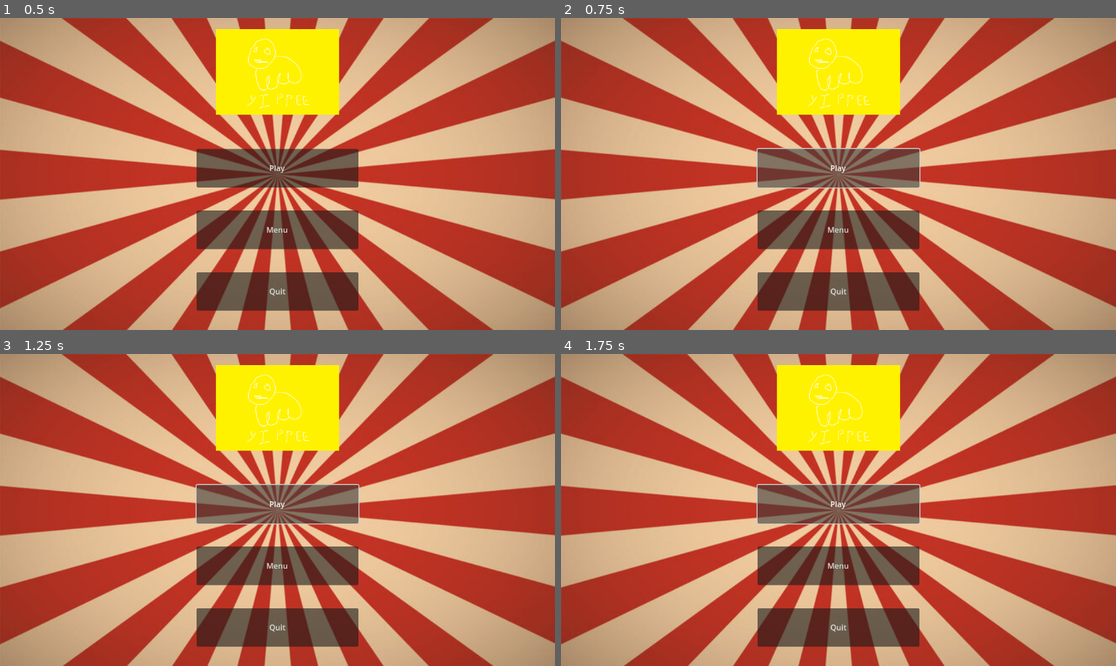
Above: before the commit, frames 1-4 (two rows, left to right).
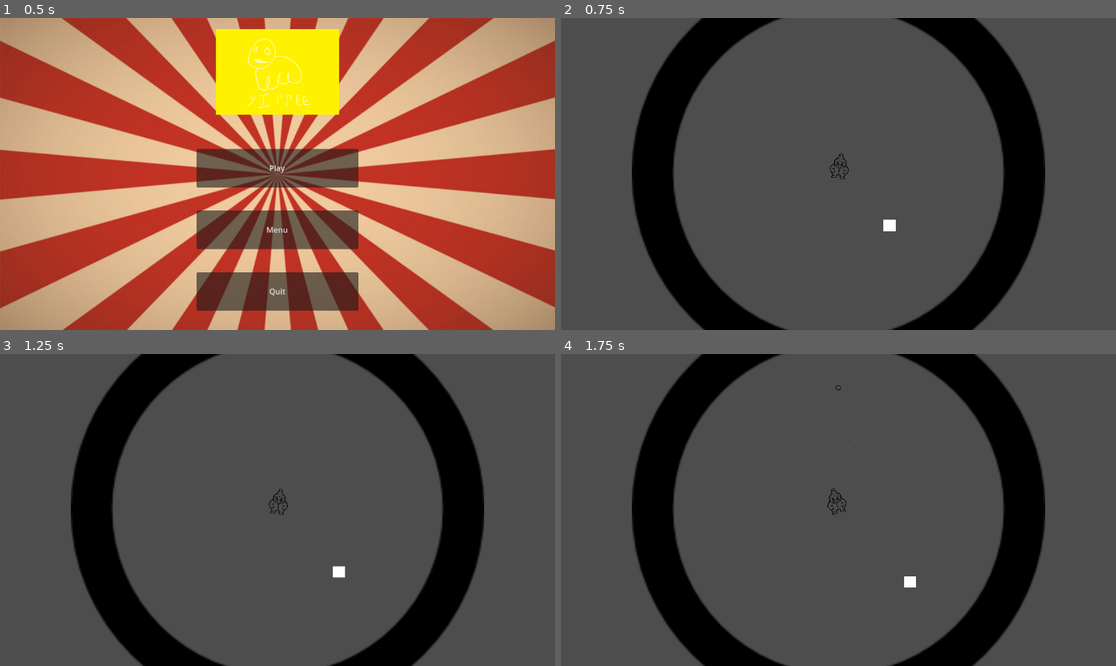
Above: after the commit, the same moments.

Repository: Belphonz/GlobalGameJam2024
Game: Godot game, scene res://scenes/Menu.tscn
Same seed, same stepped clock (60 frames per second), same inputs: the game is played once before the commit and once after it.
Inputs (mouse positions are in pixels of both pictures, inside the frame that each line leads up to):
- Up to frame 1 (0.5 s): no input
- Up to frame 2 (0.75 s): click "Play" at 0.5 s
- Up to frame 3 (1.25 s): no input
- Up to frame 4 (1.75 s): click (838, 503) at 1.25 s, where only the run before the commit has a clickable "Play"

Frame 1 is identical in both runs. In frame 2, 100% of the frame differs, in the area x 0-100%, y 0-100%; in frame 3, 100%; in frame 4, 100%.

Commit message:
Audio for shooting and main level done

Diff:
--- a/elements/player.tscn
+++ b/elements/player.tscn
@@ -1,8 +1,22 @@
-[gd_scene load_steps=5 format=3 uid="uid://dqwi7ki8bncgk"]
+[gd_scene load_steps=9 format=3 uid="uid://dqwi7ki8bncgk"]
 
 [ext_resource type="Script" path="res://scripts/player/CharacterController.gd" id="1_anuxd"]
-[ext_resource type="Texture2D" path="res://assets/gfx/ClownTEMP.png" id="2_71bxx"]
+[ext_resource type="Texture2D" uid="uid://3855er8h7283" path="res://assets/gfx/ClownTEMP.png" id="2_71bxx"]
 [ext_resource type="Texture2D" uid="uid://eo1fi6tj10li" path="res://assets/gfx/PlayerSpriteTEMP.png" id="2_744xh"]
+[ext_resource type="AudioStream" uid="uid://cg8a2olvhcvsa" path="res://assets/sfx/Player_Fire_1.wav" id="4_oo884"]
+[ext_resource type="AudioStream" uid="uid://br45m7cneoyr3" path="res://assets/sfx/Player_Fire_2.wav" id="5_ftle7"]
+[ext_resource type="AudioStream" uid="uid://blmmku6sbc15c" path="res://assets/sfx/Player_Fire_3.wav" id="6_4equ1"]
+
+[sub_resource type="AudioStreamRandomizer" id="AudioStreamRandomizer_78hek"]
+resource_local_to_scene = true
+random_pitch = 1.1
+streams_count = 3
+stream_0/stream = ExtResource("4_oo884")
+stream_0/weight = 1.0
+stream_1/stream = ExtResource("5_ftle7")
+stream_1/weight = 1.0
+stream_2/stream = ExtResource("6_4equ1")
+stream_2/weight = 1.0
 
 [sub_resource type="CapsuleShape2D" id="CapsuleShape2D_uvbos"]
 radius = 6.06683
@@ -11,7 +25,6 @@
 [node name="Player" type="CharacterBody2D"]
 scale = Vector2(1.97797, 1.97797)
 script = ExtResource("1_anuxd")
-FIRE_RATE = 0.2
 BOUNCEPOWER = 0.8
 DEGREES = 12
 BOUNCEY = 0.3
@@ -28,6 +41,9 @@
 scale = Vector2(0.003, 0.003)
 texture = ExtResource("2_744xh")
 offset = Vector2(12000, 2696.37)
+
+[node name="AudioStreamPlayer2D" type="AudioStreamPlayer2D" parent="."]
+stream = SubResource("AudioStreamRandomizer_78hek")
 
 [node name="Camera2D" type="Camera2D" parent="."]
 
--- a/project.godot
+++ b/project.godot
@@ -48,5 +48,6 @@
 shoot={
 "deadzone": 0.5,
 "events": [Object(InputEventKey,"resource_local_to_scene":false,"resource_name":"","device":-1,"window_id":0,"alt_pressed":false,"shift_pressed":false,"ctrl_pressed":false,"meta_pressed":false,"pressed":false,"keycode":0,"physical_keycode":32,"key_label":0,"unicode":32,"echo":false,"script":null)
+, Object(InputEventMouseButton,"resource_local_to_scene":false,"resource_name":"","device":-1,"window_id":0,"alt_pressed":false,"shift_pressed":false,"ctrl_pressed":false,"meta_pressed":false,"button_mask":0,"position":Vector2(0, 0),"global_position":Vector2(0, 0),"factor":1.0,"button_index":1,"canceled":false,"pressed":false,"double_click":false,"script":null)
 ]
 }
--- a/scenes/MainScene.tscn
+++ b/scenes/MainScene.tscn
@@ -1,8 +1,9 @@
-[gd_scene load_steps=4 format=3 uid="uid://6ubdys2mshhp"]
+[gd_scene load_steps=5 format=3 uid="uid://dfr0efxdssid3"]
 
-[ext_resource type="PackedScene" uid="uid://shkw5ab00lsl" path="res://scenes/Stage.tscn" id="1_eong5"]
+[ext_resource type="PackedScene" uid="uid://bp8cidkodm4e2" path="res://scenes/Stage.tscn" id="1_eong5"]
 [ext_resource type="PackedScene" uid="uid://dqwi7ki8bncgk" path="res://elements/player.tscn" id="2_rnxx0"]
 [ext_resource type="PackedScene" uid="uid://b1ma2y6clm8hm" path="res://elements/enemies/enemyManager.tscn" id="3_i7k7l"]
+[ext_resource type="AudioStream" uid="uid://ck86rgpyvyfgx" path="res://assets/sfx/Game_Theme.wav" id="4_kkpkc"]
 
 [node name="Main" type="Node2D"]
 
@@ -14,3 +15,7 @@
 [node name="EnemyManager" parent="." instance=ExtResource("3_i7k7l")]
 
 [node name="Stage" parent="." instance=ExtResource("1_eong5")]
+
+[node name="AudioStreamPlayer2D" type="AudioStreamPlayer2D" parent="."]
+stream = ExtResource("4_kkpkc")
+autoplay = true
--- a/scenes/Menu.tscn
+++ b/scenes/Menu.tscn
@@ -1,12 +1,12 @@
 [gd_scene load_steps=5 format=3 uid="uid://bc7ka0053noyb"]
 
-[ext_resource type="Script" path="res://Menu.gd" id="1_w72gw"]
+[ext_resource type="Script" path="res://scripts/Menu.gd" id="1_s7svw"]
 [ext_resource type="Texture2D" uid="uid://5b715nokfi38" path="res://assets/gfx/BGMenuTEMP.jpg" id="2_mra1w"]
 [ext_resource type="Texture2D" uid="uid://c0la3jc5omihc" path="res://assets/gfx/TitleLogoTEMP.png" id="3_hvxcm"]
 [ext_resource type="AudioStream" uid="uid://c3tijyvbg4uo4" path="res://assets/sfx/Main_Menu_Theme.wav" id="4_put7u"]
 
 [node name="Menu" type="Node2D"]
-script = ExtResource("1_w72gw")
+script = ExtResource("1_s7svw")
 
 [node name="BG" type="Sprite2D" parent="."]
 position = Vector2(576, 324)
--- a/scripts/player/CharacterController.gd
+++ b/scripts/player/CharacterController.gd
@@ -5,13 +5,14 @@
 @export var MOVEMENT_SPEED:float = 300.0
 @export var BULLET_BOUNCE_COUNT:int = 3
 @export var BULLET_SPEED:float = 400.0
-@export var FIRE_RATE:float = 1
-var CURRENT_FIRE_RATE = 0
+@export var FIRE_RATE:float = 0.4
+var CURRENT_FIRE_RATE = 0.0
 var move_direction
 @export var BOUNCEPOWER = 1.5
 @export var DEGREES = 15
 @export var BOUNCEHEIGHT = 1.5
 @export var BOUNCEY = 0.4
+
 
 func Controller():
 	var move_direction = Input.get_vector("move_left", "move_right", "move_up", "move_down")
@@ -20,11 +21,15 @@
 
 func Shoot(delta):
 	var shootPoint = get_child(1) as Node2D
-	CURRENT_FIRE_RATE = CURRENT_FIRE_RATE + delta
+	var audio = get_child(2) as AudioStreamPlayer2D
 
+	CURRENT_FIRE_RATE += delta
 	var facingdirection = (get_global_mouse_position() - global_position).normalized()
 	shootPoint.rotation = facingdirection.angle()
 	if Input.is_action_pressed("shoot") and CURRENT_FIRE_RATE > FIRE_RATE:
+		print(CURRENT_FIRE_RATE)
+		print(FIRE_RATE)
+		audio.play()
 		var bulletInstance:CharacterBody2D = preload("res://elements/bullets/bullet.tscn").instantiate()
 		bulletInstance.speed = BULLET_SPEED
 		bulletInstance.direction = facingdirection
Not shown, added: assets/sfx/Game_Theme.wav.import
Not shown, added: assets/sfx/Player_Fire_1.wav.import
Not shown, added: assets/sfx/Player_Fire_2.wav.import
Not shown, added: assets/sfx/Player_Fire_3.wav.import
Not shown: 1 places in scenes/Stage.tscn that only renumber resources
Not shown, added: assets/sfx/Game_Theme.wav
Not shown, added: assets/sfx/Player_Fire_1.wav
Not shown, added: assets/sfx/Player_Fire_2.wav
Not shown, added: assets/sfx/Player_Fire_3.wav
